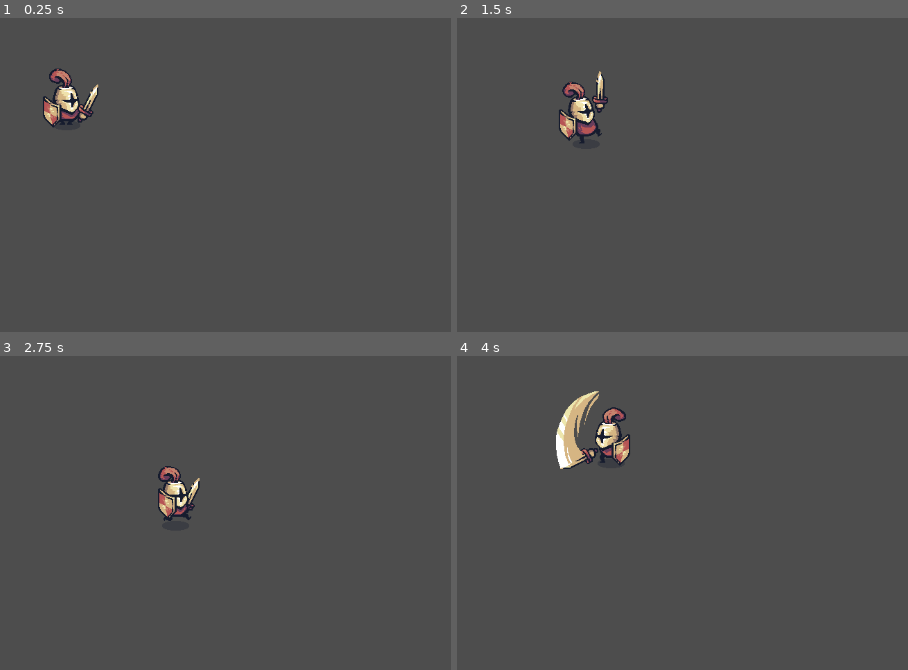
Above: before the commit, frames 1-4 (two rows, left to right).
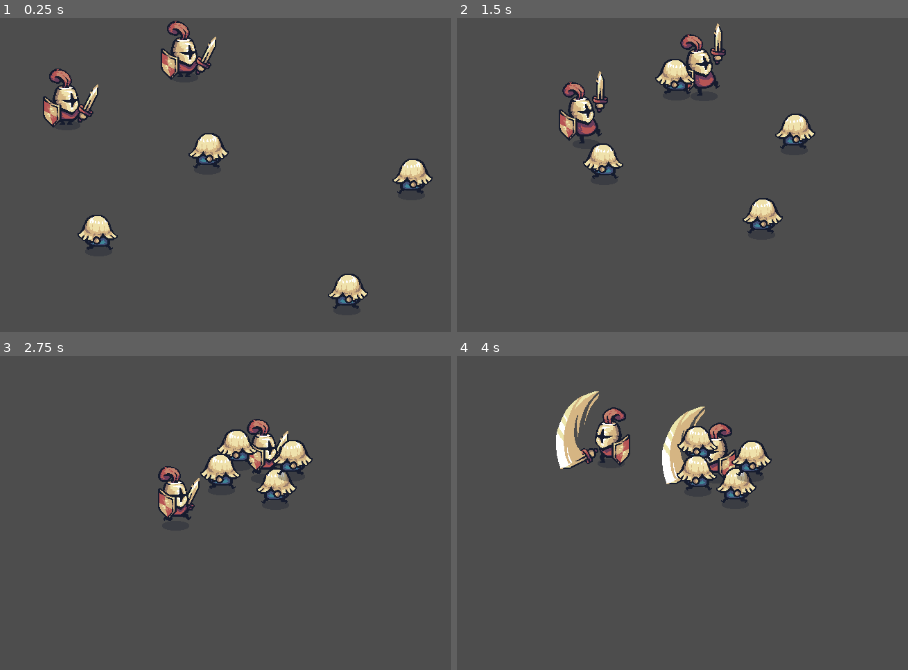
Above: after the commit, the same moments.

Repository: FlickFlash/dio-godot
Game: Godot game, scene res://test_scenes/test_player.tscn
The game is run twice, just before and just after one commit, with the same random seed, the same clock (stepped at 60 frames per second) and the same inputs. The project has no main scene, so this scene is started directly.
Inputs (mouse positions are in pixels of both pictures, inside the frame that each line leads up to):
- Up to frame 1 (0.25 s): no input
- Up to frame 2 (1.5 s): move the mouse to (outside the picture) at 0.52 s; hold Right (ui_right) 0.53-1.28 s; click (outside the picture) at 0.6 s; move the mouse to (623, 266) at 1.27 s; hold Down (ui_down) from 1.28 s (still down); click (623, 266) at 1.35 s
- Up to frame 3 (2.75 s): move the mouse to (405, 481) at 2.02 s; release Down (ui_down) at 2.03 s; hold Right (ui_right) from 2.03 s (still down); click (405, 481) at 2.1 s
- Up to frame 4 (4 s): move the mouse to (outside the picture) at 2.77 s; release Right (ui_right) at 2.78 s; hold Up (ui_up) 2.78-3.53 s; click (outside the picture) at 2.85 s; move the mouse to (outside the picture) at 3.52 s; hold Left (ui_left) from 3.53 s (still down); click (outside the picture) at 3.6 s

The runs differ from the first frame. In frame 1, 3.7% of the frame differs, in the area x 17-97%, y 0-93%; in frame 2, 3.6%; in frame 3, 3.3%; in frame 4, 4.0%, in the area x 45-70%, y 15-47%.

Commit message:
Primeiro inimigo + Singleton

Diff:
--- /dev/null
+++ b/Tiny Swords/enemies/behaviors/follow_player.gd
@@ -0,0 +1,18 @@
+#extends Node
+extends CharacterBody2D
+
+@export var speed: float = 1
+@onready var sprite: AnimatedSprite2D = $AnimatedSprite2D
+
+func _physics_process(delta: float) -> void:
+	var player_position = GameManager.player_position
+	var difference = player_position - position
+	var input_vector = difference.normalized()
+
+	velocity = input_vector * speed * 100
+	move_and_slide()
+
+	if input_vector.x > 0 :
+		sprite.flip_h = false
+	elif input_vector.x < 0:
+		sprite.flip_h = true
--- /dev/null
+++ b/Tiny Swords/enemies/pawn.tscn
@@ -0,0 +1,69 @@
+[gd_scene load_steps=11 format=3 uid="uid://ccgmvicvf640v"]
+
+[ext_resource type="Script" path="res://enemies/behaviors/follow_player.gd" id="1_jsiq3"]
+[ext_resource type="Texture2D" uid="uid://cmi1565753qt6" path="res://addons/Tiny Swords/Factions/Knights/Troops/Pawn/Blue/Pawn_Blue.png" id="1_tu2gy"]
+
+[sub_resource type="AtlasTexture" id="AtlasTexture_sqiby"]
+atlas = ExtResource("1_tu2gy")
+region = Rect2(0, 192, 192, 192)
+
+[sub_resource type="AtlasTexture" id="AtlasTexture_dtbbs"]
+atlas = ExtResource("1_tu2gy")
+region = Rect2(192, 192, 192, 192)
+
+[sub_resource type="AtlasTexture" id="AtlasTexture_5yu0v"]
+atlas = ExtResource("1_tu2gy")
+region = Rect2(384, 192, 192, 192)
+
+[sub_resource type="AtlasTexture" id="AtlasTexture_blin0"]
+atlas = ExtResource("1_tu2gy")
+region = Rect2(576, 192, 192, 192)
+
+[sub_resource type="AtlasTexture" id="AtlasTexture_kw72h"]
+atlas = ExtResource("1_tu2gy")
+region = Rect2(768, 192, 192, 192)
+
+[sub_resource type="AtlasTexture" id="AtlasTexture_wcepk"]
+atlas = ExtResource("1_tu2gy")
+region = Rect2(960, 192, 192, 192)
+
+[sub_resource type="SpriteFrames" id="SpriteFrames_o6bu3"]
+animations = [{
+"frames": [{
+"duration": 1.0,
+"texture": SubResource("AtlasTexture_sqiby")
+}, {
+"duration": 1.0,
+"texture": SubResource("AtlasTexture_dtbbs")
+}, {
+"duration": 1.0,
+"texture": SubResource("AtlasTexture_5yu0v")
+}, {
+"duration": 1.0,
+"texture": SubResource("AtlasTexture_blin0")
+}, {
+"duration": 1.0,
+"texture": SubResource("AtlasTexture_kw72h")
+}, {
+"duration": 1.0,
+"texture": SubResource("AtlasTexture_wcepk")
+}],
+"loop": true,
+"name": &"default",
+"speed": 10.0
+}]
+
+[sub_resource type="CircleShape2D" id="CircleShape2D_ygevr"]
+radius = 21.095
+
+[node name="Pawn" type="CharacterBody2D"]
+script = ExtResource("1_jsiq3")
+
+[node name="AnimatedSprite2D" type="AnimatedSprite2D" parent="."]
+position = Vector2(0, -22)
+sprite_frames = SubResource("SpriteFrames_o6bu3")
+frame_progress = 0.179183
+
+[node name="CollisionShape2D" type="CollisionShape2D" parent="."]
+position = Vector2(0, -13)
+shape = SubResource("CircleShape2D_ygevr")
--- /dev/null
+++ b/Tiny Swords/game_manager.gd
@@ -0,0 +1,3 @@
+extends Node
+
+var player_position: Vector2
--- a/Tiny Swords/player/player.gd
+++ b/Tiny Swords/player/player.gd
@@ -12,6 +12,8 @@
 var attack_cooldown: float = 0.0
 
 func _process(delta: float) -> void:
+	GameManager.player_position = position
+
 	read_input()
 
 	update_attack_cooldown(delta)
--- a/Tiny Swords/player/player.tscn
+++ b/Tiny Swords/player/player.tscn
@@ -4,8 +4,8 @@
 [ext_resource type="Texture2D" uid="uid://chpglqb33qjx4" path="res://addons/Tiny Swords/Factions/Knights/Troops/Warrior/Red/Warrior_Red.png" id="1_c7qq0"]
 
 [sub_resource type="CapsuleShape2D" id="CapsuleShape2D_o5uby"]
-radius = 16.0
-height = 32.0
+radius = 18.0
+height = 42.0
 
 [sub_resource type="Animation" id="Animation_g3bv1"]
 length = 0.001
@@ -20,6 +20,102 @@
 "transitions": PackedFloat32Array(1),
 "update": 1,
 "values": [Vector2i(0, 0)]
+}
+
+[sub_resource type="Animation" id="Animation_5ufrh"]
+resource_name = "attack_down_1"
+length = 0.6
+tracks/0/type = "value"
+tracks/0/imported = false
+tracks/0/enabled = true
+tracks/0/path = NodePath("Sprite2D:frame_coords")
+tracks/0/interp = 1
+tracks/0/loop_wrap = true
+tracks/0/keys = {
+"times": PackedFloat32Array(0, 0.1, 0.2, 0.3, 0.4, 0.5),
+"transitions": PackedFloat32Array(1, 1, 1, 1, 1, 1),
+"update": 1,
+"values": [Vector2i(0, 4), Vector2i(1, 4), Vector2i(2, 4), Vector2i(3, 4), Vector2i(4, 4), Vector2i(5, 4)]
+}
+
+[sub_resource type="Animation" id="Animation_mbhr6"]
+resource_name = "attack_down_2"
+length = 0.6
+tracks/0/type = "value"
+tracks/0/imported = false
+tracks/0/enabled = true
+tracks/0/path = NodePath("Sprite2D:frame_coords")
+tracks/0/interp = 1
+tracks/0/loop_wrap = true
+tracks/0/keys = {
+"times": PackedFloat32Array(0, 0.1, 0.2, 0.3, 0.4, 0.5, 0.6),
+"transitions": PackedFloat32Array(1, 1, 1, 1, 1, 1, 1),
+"update": 1,
+"values": [Vector2i(0, 5), Vector2i(1, 5), Vector2i(2, 5), Vector2i(3, 5), Vector2i(4, 5), Vector2i(5, 5), Vector2i(0, 6)]
+}
+
+[sub_resource type="Animation" id="Animation_xhyl4"]
+resource_name = "attack_side_1"
+length = 0.6
+tracks/0/type = "value"
+tracks/0/imported = false
+tracks/0/enabled = true
+tracks/0/path = NodePath("Sprite2D:frame_coords")
+tracks/0/interp = 1
+tracks/0/loop_wrap = true
+tracks/0/keys = {
+"times": PackedFloat32Array(0, 0.1, 0.2, 0.3, 0.4, 0.5),
+"transitions": PackedFloat32Array(1, 1, 1, 1, 1, 1),
+"update": 1,
+"values": [Vector2i(0, 2), Vector2i(1, 2), Vector2i(2, 2), Vector2i(3, 2), Vector2i(4, 2), Vector2i(5, 2)]
+}
+
+[sub_resource type="Animation" id="Animation_wbi50"]
+resource_name = "attack_side_2"
+length = 0.6
+tracks/0/type = "value"
+tracks/0/imported = false
+tracks/0/enabled = true
+tracks/0/path = NodePath("Sprite2D:frame_coords")
+tracks/0/interp = 1
+tracks/0/loop_wrap = true
+tracks/0/keys = {
+"times": PackedFloat32Array(0, 0.1, 0.2, 0.3, 0.4, 0.5),
+"transitions": PackedFloat32Array(1, 1, 1, 1, 1, 1),
+"update": 1,
+"values": [Vector2i(0, 3), Vector2i(1, 3), Vector2i(2, 3), Vector2i(3, 3), Vector2i(4, 3), Vector2i(5, 3)]
+}
+
+[sub_resource type="Animation" id="Animation_nmkan"]
+resource_name = "attack_up_1"
+length = 0.6
+tracks/0/type = "value"
+tracks/0/imported = false
+tracks/0/enabled = true
+tracks/0/path = NodePath("Sprite2D:frame_coords")
+tracks/0/interp = 1
+tracks/0/loop_wrap = true
+tracks/0/keys = {
+"times": PackedFloat32Array(0, 0.1, 0.2, 0.3, 0.4, 0.5),
+"transitions": PackedFloat32Array(1, 1, 1, 1, 1, 1),
+"update": 1,
+"values": [Vector2i(0, 6), Vector2i(1, 6), Vector2i(2, 6), Vector2i(3, 6), Vector2i(4, 6), Vector2i(5, 6)]
+}
+
+[sub_resource type="Animation" id="Animation_qk8tq"]
+resource_name = "attack_up_2"
+length = 0.6
+tracks/0/type = "value"
+tracks/0/imported = false
+tracks/0/enabled = true
+tracks/0/path = NodePath("Sprite2D:frame_coords")
+tracks/0/interp = 1
+tracks/0/loop_wrap = true
+tracks/0/keys = {
+"times": PackedFloat32Array(0, 0.1, 0.2, 0.3, 0.4, 0.5),
+"transitions": PackedFloat32Array(1, 1, 1, 1, 1, 1),
+"update": 1,
+"values": [Vector2i(0, 7), Vector2i(1, 7), Vector2i(2, 7), Vector2i(3, 7), Vector2i(4, 7), Vector2i(5, 7)]
 }
 
 [sub_resource type="Animation" id="Animation_2nith"]
@@ -56,102 +152,6 @@
 "values": [Vector2i(0, 1), Vector2i(1, 1), Vector2i(2, 1), Vector2i(3, 1), Vector2i(4, 1), Vector2i(5, 1), Vector2i(0, 1)]
 }
 
-[sub_resource type="Animation" id="Animation_xhyl4"]
-resource_name = "attack_side_1"
-length = 0.6
-tracks/0/type = "value"
-tracks/0/imported = false
-tracks/0/enabled = true
-tracks/0/path = NodePath("Sprite2D:frame_coords")
-tracks/0/interp = 1
-tracks/0/loop_wrap = true
-tracks/0/keys = {
-"times": PackedFloat32Array(0, 0.1, 0.2, 0.3, 0.4, 0.5),
-"transitions": PackedFloat32Array(1, 1, 1, 1, 1, 1),
-"update": 1,
-"values": [Vector2i(0, 2), Vector2i(1, 2), Vector2i(2, 2), Vector2i(3, 2), Vector2i(4, 2), Vector2i(5, 2)]
-}
-
-[sub_resource type="Animation" id="Animation_wbi50"]
-resource_name = "attack_side_2"
-length = 0.6
-tracks/0/type = "value"
-tracks/0/imported = false
-tracks/0/enabled = true
-tracks/0/path = NodePath("Sprite2D:frame_coords")
-tracks/0/interp = 1
-tracks/0/loop_wrap = true
-tracks/0/keys = {
-"times": PackedFloat32Array(0, 0.1, 0.2, 0.3, 0.4, 0.5),
-"transitions": PackedFloat32Array(1, 1, 1, 1, 1, 1),
-"update": 1,
-"values": [Vector2i(0, 3), Vector2i(1, 3), Vector2i(2, 3), Vector2i(3, 3), Vector2i(4, 3), Vector2i(5, 3)]
-}
-
-[sub_resource type="Animation" id="Animation_5ufrh"]
-resource_name = "attack_down_1"
-length = 0.6
-tracks/0/type = "value"
-tracks/0/imported = false
-tracks/0/enabled = true
-tracks/0/path = NodePath("Sprite2D:frame_coords")
-tracks/0/interp = 1
-tracks/0/loop_wrap = true
-tracks/0/keys = {
-"times": PackedFloat32Array(0, 0.1, 0.2, 0.3, 0.4, 0.5),
-"transitions": PackedFloat32Array(1, 1, 1, 1, 1, 1),
-"update": 1,
-"values": [Vector2i(0, 4), Vector2i(1, 4), Vector2i(2, 4), Vector2i(3, 4), Vector2i(4, 4), Vector2i(5, 4)]
-}
-
-[sub_resource type="Animation" id="Animation_mbhr6"]
-resource_name = "attack_down_2"
-length = 0.6
-tracks/0/type = "value"
-tracks/0/imported = false
-tracks/0/enabled = true
-tracks/0/path = NodePath("Sprite2D:frame_coords")
-tracks/0/interp = 1
-tracks/0/loop_wrap = true
-tracks/0/keys = {
-"times": PackedFloat32Array(0, 0.1, 0.2, 0.3, 0.4, 0.5, 0.6),
-"transitions": PackedFloat32Array(1, 1, 1, 1, 1, 1, 1),
-"update": 1,
-"values": [Vector2i(0, 5), Vector2i(1, 5), Vector2i(2, 5), Vector2i(3, 5), Vector2i(4, 5), Vector2i(5, 5), Vector2i(0, 6)]
-}
-
-[sub_resource type="Animation" id="Animation_nmkan"]
-resource_name = "attack_up_1"
-length = 0.6
-tracks/0/type = "value"
-tracks/0/imported = false
-tracks/0/enabled = true
-tracks/0/path = NodePath("Sprite2D:frame_coords")
-tracks/0/interp = 1
-tracks/0/loop_wrap = true
-tracks/0/keys = {
-"times": PackedFloat32Array(0, 0.1, 0.2, 0.3, 0.4, 0.5),
-"transitions": PackedFloat32Array(1, 1, 1, 1, 1, 1),
-"update": 1,
-"values": [Vector2i(0, 6), Vector2i(1, 6), Vector2i(2, 6), Vector2i(3, 6), Vector2i(4, 6), Vector2i(5, 6)]
-}
-
-[sub_resource type="Animation" id="Animation_qk8tq"]
-resource_name = "attack_up_2"
-length = 0.6
-tracks/0/type = "value"
-tracks/0/imported = false
-tracks/0/enabled = true
-tracks/0/path = NodePath("Sprite2D:frame_coords")
-tracks/0/interp = 1
-tracks/0/loop_wrap = true
-tracks/0/keys = {
-"times": PackedFloat32Array(0, 0.1, 0.2, 0.3, 0.4, 0.5),
-"transitions": PackedFloat32Array(1, 1, 1, 1, 1, 1),
-"update": 1,
-"values": [Vector2i(0, 7), Vector2i(1, 7), Vector2i(2, 7), Vector2i(3, 7), Vector2i(4, 7), Vector2i(5, 7)]
-}
-
 [sub_resource type="AnimationLibrary" id="AnimationLibrary_njhmy"]
 _data = {
 "RESET": SubResource("Animation_g3bv1"),
@@ -175,7 +175,7 @@
 vframes = 8
 
 [node name="CollisionShape2D" type="CollisionShape2D" parent="."]
-position = Vector2(0, -7)
+position = Vector2(0, -12)
 shape = SubResource("CapsuleShape2D_o5uby")
 
 [node name="AnimationPlayer" type="AnimationPlayer" parent="."]
--- a/Tiny Swords/project.godot
+++ b/Tiny Swords/project.godot
@@ -13,6 +13,10 @@
 config/name="Tiny Swords"
 config/features=PackedStringArray("4.2", "Forward Plus")
 config/icon="res://icon.svg"
+
+[autoload]
+
+GameManager="*res://game_manager.gd"
 
 [input]
 
--- a/Tiny Swords/test_scenes/test_player.tscn
+++ b/Tiny Swords/test_scenes/test_player.tscn
@@ -1,9 +1,25 @@
-[gd_scene load_steps=2 format=3 uid="uid://k7r1j7nfm0w"]
+[gd_scene load_steps=3 format=3 uid="uid://k7r1j7nfm0w"]
 
 [ext_resource type="PackedScene" uid="uid://cio5bc7kf8qu0" path="res://player/player.tscn" id="1_88utw"]
+[ext_resource type="PackedScene" uid="uid://ccgmvicvf640v" path="res://enemies/pawn.tscn" id="2_8isl2"]
 
 [node name="Node2D" type="Node2D"]
 
 [node name="Player" parent="." instance=ExtResource("1_88utw")]
 position = Vector2(201, 150)
 motion_mode = 1
+
+[node name="Player2" parent="." instance=ExtResource("1_88utw")]
+position = Vector2(371, 81)
+
+[node name="Pawn" parent="." instance=ExtResource("2_8isl2")]
+position = Vector2(411, 239)
+
+[node name="Pawn2" parent="." instance=ExtResource("2_8isl2")]
+position = Vector2(620, 439)
+
+[node name="Pawn3" parent="." instance=ExtResource("2_8isl2")]
+position = Vector2(239, 356)
+
+[node name="Pawn4" parent="." instance=ExtResource("2_8isl2")]
+position = Vector2(720, 264)
